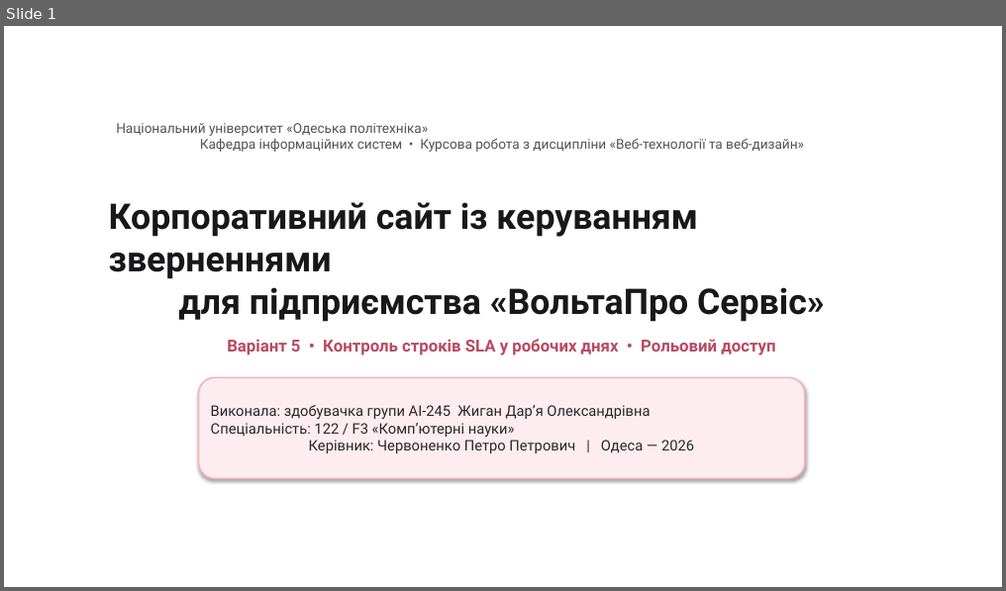
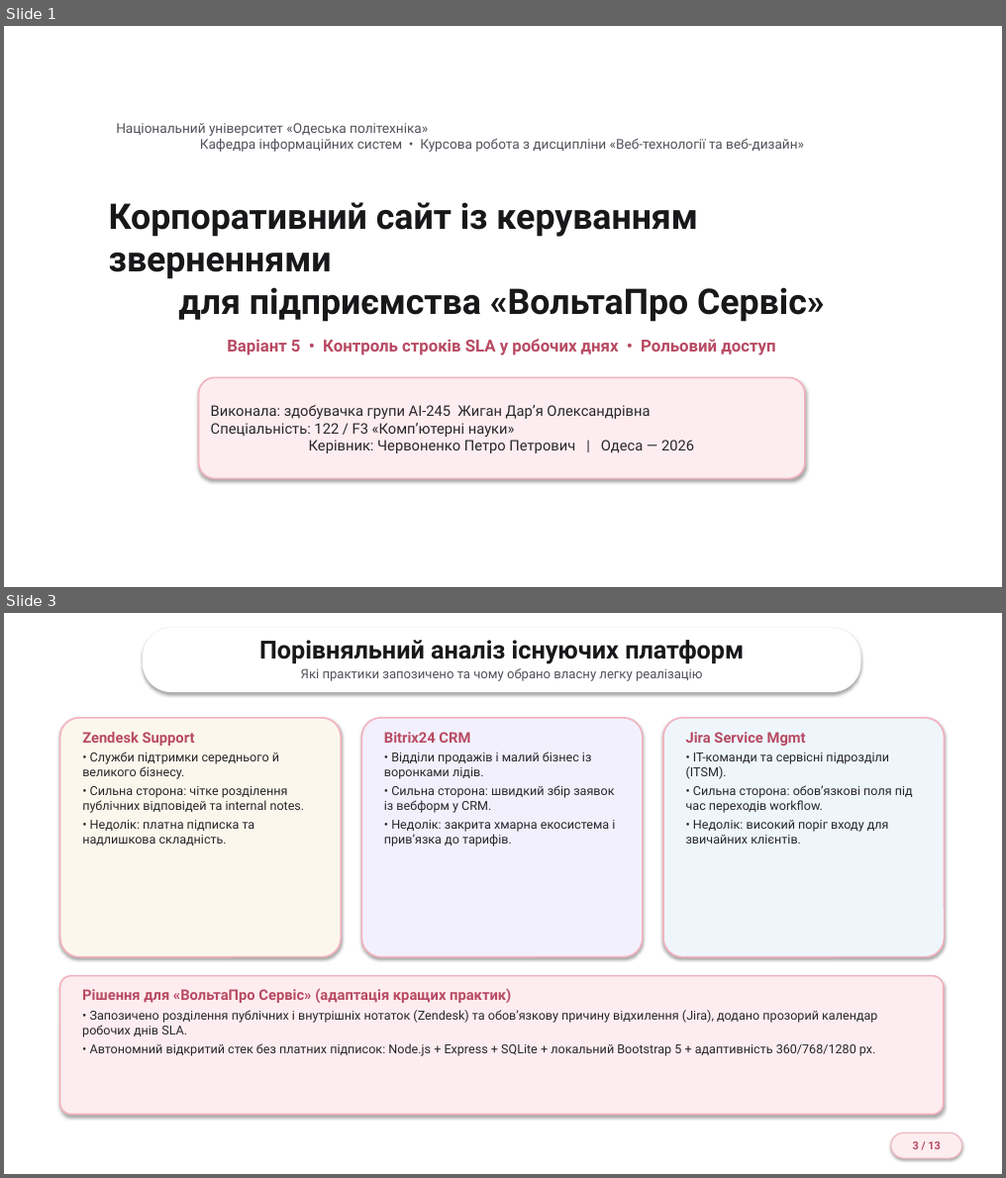
Before and after one commit to Zhyhan245/voltapro-service-inquiries, a slide deck: docs/Презентація_Жиган_Д_О_АІ-245.pptx. Shown one above the other, each under a label of ours: slide 1 before the commit, slides 1 and 3 after it; the slides between them are not shown. The pictures are 1006x591 and 1006x1178 pixels, drawn with LibreOffice and Linux fonts; fonts in the diff are those of the drawing; background and template pictures are left out. Boxes give left, top, right and bottom in pixels: in the first picture for what was removed or moved away, otherwise in the second. Text is boxed around its words. In the diff, an @@ line names an element or a change of style, - is before the commit and + after.

```diff
--- a/docs/Презентація_Жиган_Д_О_АІ-245.pptx
+++ b/docs/Презентація_Жиган_Д_О_АІ-245.pptx
@@ slide 3 added at [4,613,1002,1174], background picture (left out) @@
@@ rounded rectangle added at [143,628,861,692], fill #FFFFFF @@
@@ text added at [259,640,744,681], 12.5 pt, text #52525B @@
+Порівняльний аналіз існуючих платформ
+Які практики запозичено та чому обрано власну легку реалізацію
@@ rounded rectangle added at [60,718,341,958], fill #FCF7EC, outline #F3B2BE 1.5 pt @@
@@ rounded rectangle added at [361,718,643,958], fill #F3F0FD, outline #F3B2BE 1.5 pt @@
@@ rounded rectangle added at [663,718,944,958], fill #EEF6FC, outline #F3B2BE 1.5 pt @@
@@ text added at [82,732,305,846], 12 pt, text #27272A @@
+Zendesk Support
+• Служби підтримки середнього й великого бізнесу.
+• Сильна сторона: чітке розділення публічних відповідей та internal notes.
+• Недолік: платна підписка та надлишкова складність.
@@ text added at [384,732,615,847], 12 pt, text #27272A @@
+Bitrix24 CRM
+• Відділи продажів і малий бізнес із воронками лідів.
+• Сильна сторона: швидкий збір заявок із вебформ у CRM.
+• Недолік: закрита хмарна екосистема і прив’язка до тарифів.
@@ text added at [686,732,913,844], 12 pt, text #27272A @@
+Jira Service Mgmt
+• ІТ-команди та сервісні підрозділи (ITSM).
+• Сильна сторона: обов’язкові поля під час переходів workflow.
+• Недолік: високий поріг входу для звичайних клієнтів.
@@ rounded rectangle added at [60,976,944,1115], fill #FDEDF0, outline #F3B2BE 1.5 pt @@
@@ text added at [82,988,877,1057], 12 pt, text #27272A @@
+Рішення для «ВольтаПро Сервіс» (адаптація кращих практик)
+• Запозичено розділення публічних і внутрішніх нотаток (Zendesk) та обов’язкову причину відхилення (Jira), додано прозорий календар робочих днів SLA.
+• Автономний відкритий стек без платних підписок: Node.js + Express + SQLite + локальний Bootstrap 5 + адаптивність 360/768/1280 px.
@@ rounded rectangle added at [891,1134,962,1158], fill #FDEDF0, outline #F3B2BE 1 pt, 10.5 pt, text #B84A62, bold @@
+3 / 13
```
Also in this commit, not shown: 6 slides changed, 5 other slides added, 3 slides removed.
